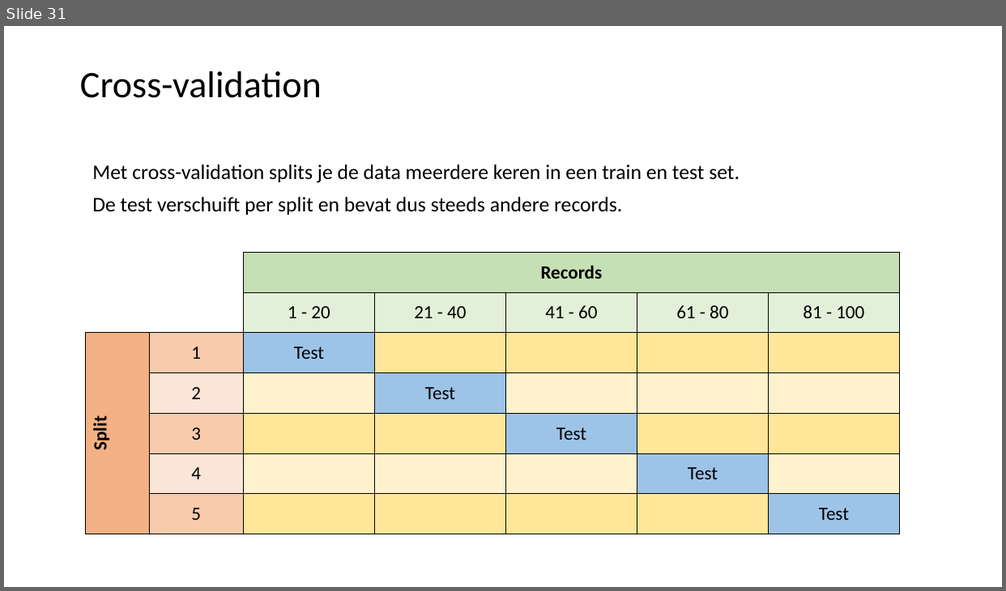
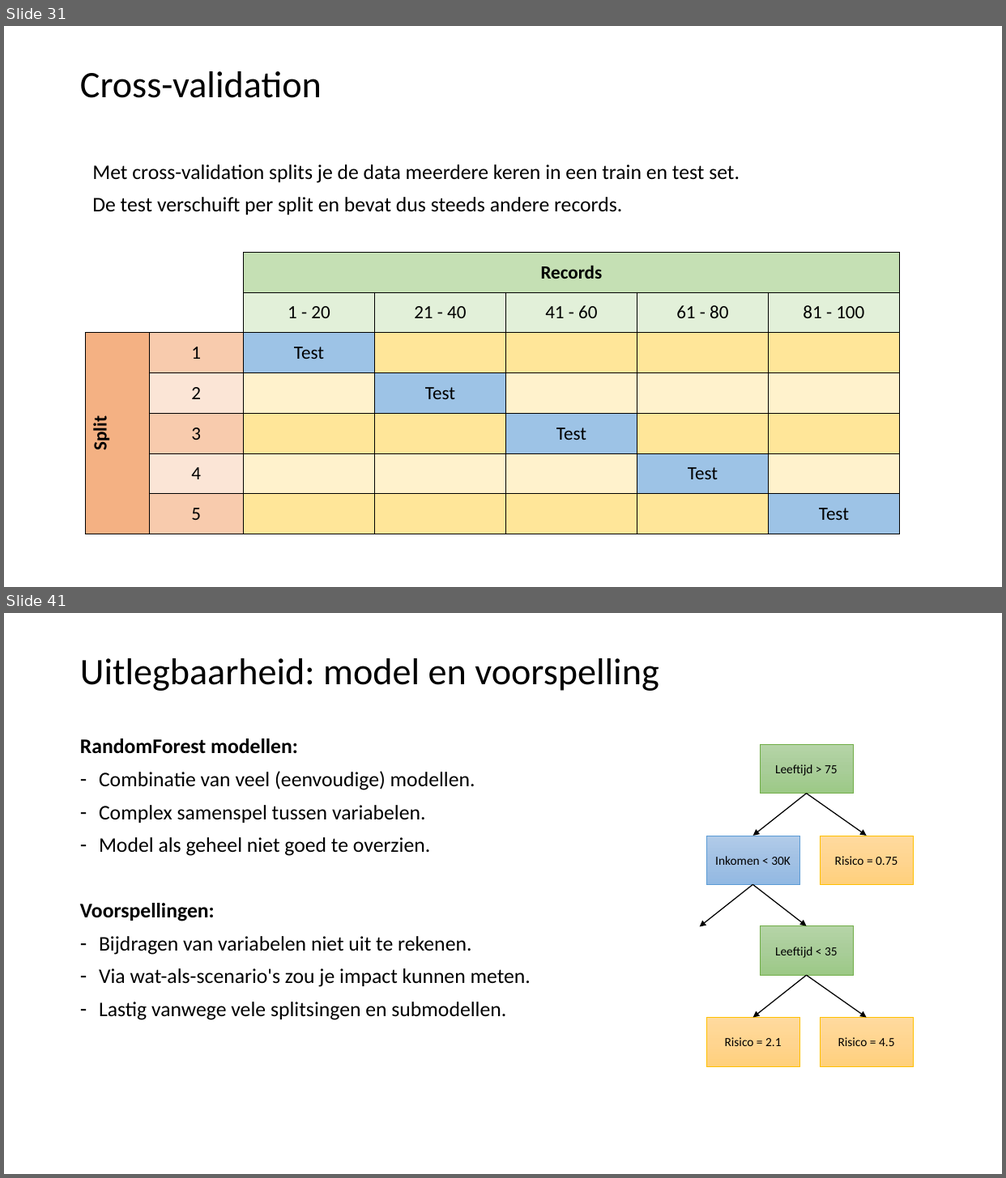
Before and after one commit to LFKoning/knowledge-sharing, a slide deck: python_trainees/4_scikit_learn/python_traineeship_4.pptx. Shown one above the other, each under a label of ours: slide 31 before the commit, slides 31 and 41 after it; the slides between them are not shown. The pictures are 1006x591 and 1006x1178 pixels, drawn with LibreOffice and Linux fonts; fonts in the diff are those of the drawing. Boxes give left, top, right and bottom in pixels: in the first picture for what was removed or moved away, otherwise in the second. Text is boxed around its words. In the diff, an @@ line names an element or a change of style, - is before the commit and + after.

```diff
--- a/python_trainees/4_scikit_learn/python_traineeship_4.pptx
+++ b/python_trainees/4_scikit_learn/python_traineeship_4.pptx
@@ slide 41 added at (4,613,1002,1174), background #FFFFFF @@
@@ title added at (80,658,658,691), 36 pt, text #000000 @@
+Uitlegbaarheid: model en voorspelling
@@ text added at (80,739,530,1020), 20 pt, text #000000 @@
+RandomForest modellen:
+– Combinatie van veel (eenvoudige) modellen.
+– Complex samenspel tussen variabelen.
+– Model als geheel niet goed te overzien.
+Voorspellingen:
+– Bijdragen van variabelen niet uit te rekenen.
+– Via wat-als-scenario's zou je impact kunnen meten.
+– Lastig vanwege vele splitsingen en submodellen.
@@ group added at (700,744,914,1067): 6 rectangles, 6 arrows @@
+Leeftijd > 75
+Inkomen < 30K
+Risico = 0.75
+Leeftijd < 35
+Risico = 2.1
+Risico = 4.5
```
Also in this commit, not shown: 4 slides changed, 10 other slides added, 1 slide removed, 3 other files.
